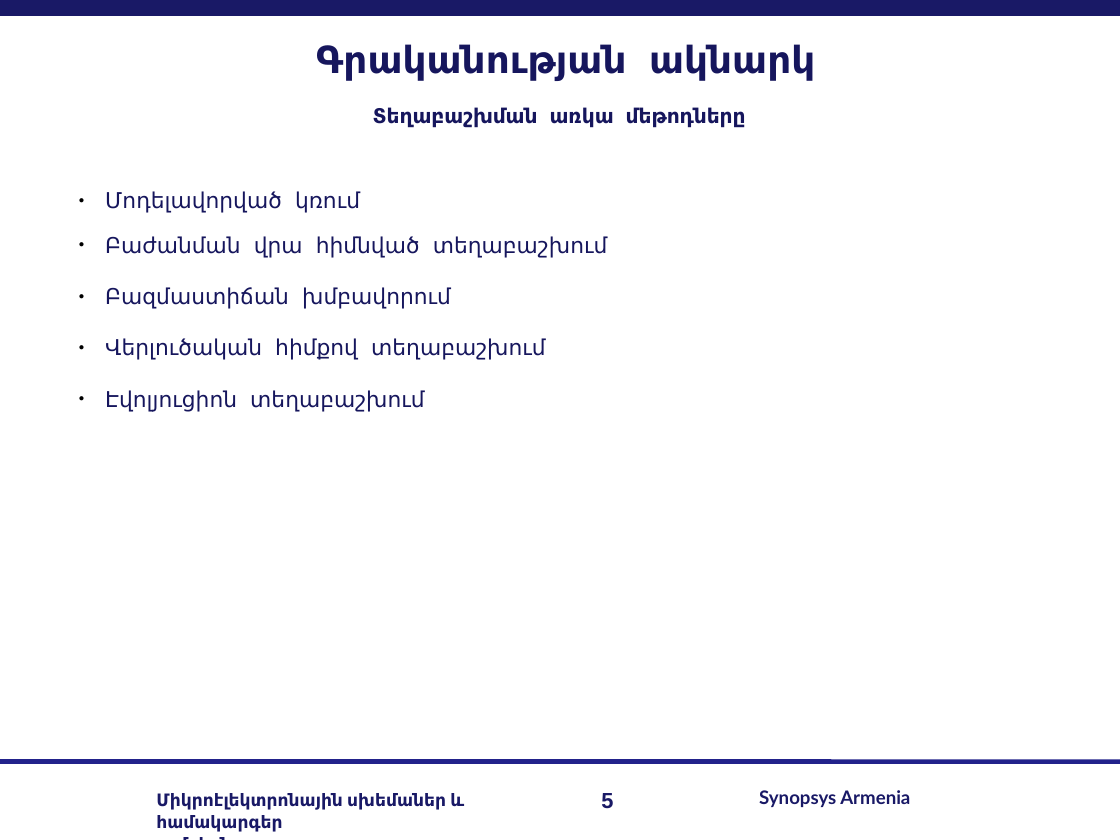
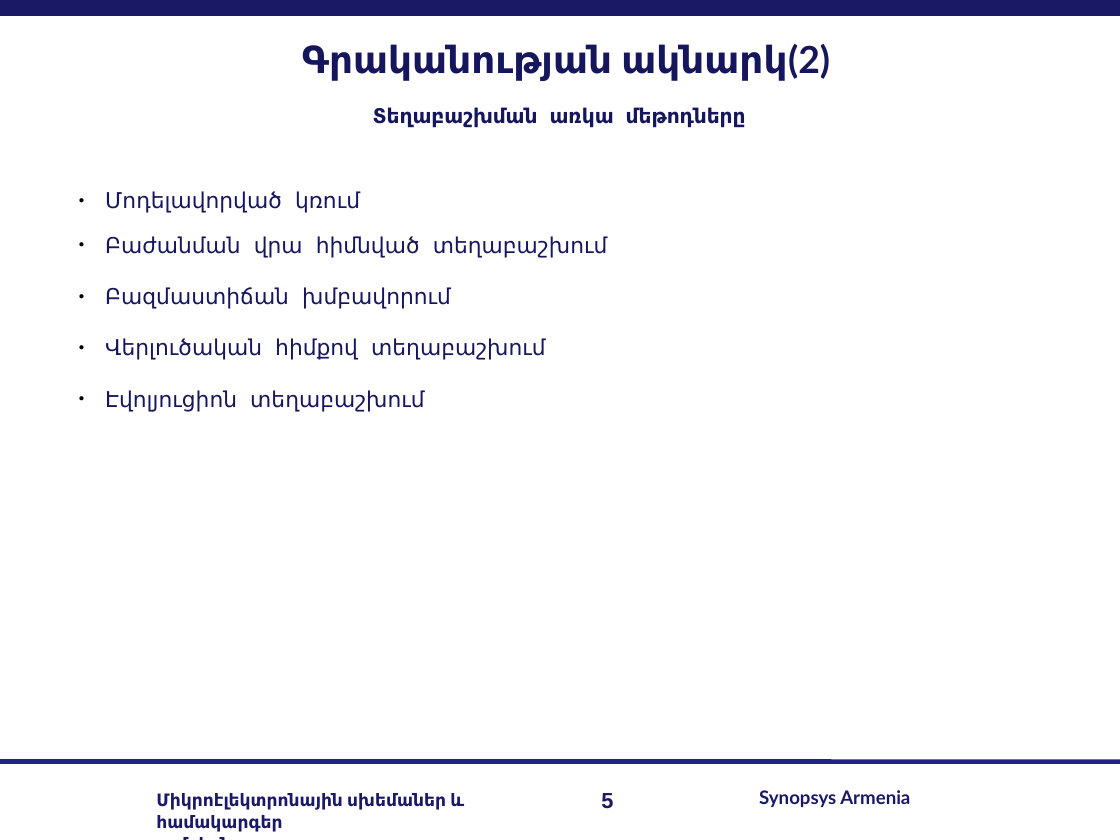
Before and after one commit to lomikist/diploma, a slide deck: slide 5 of reserches/հիմնական/Arman Sargsyan.odp. Drawn at 1120x840 pixels with LibreOffice and Linux fonts; fonts in the diff are those of the drawing; background and template pictures are left out. Boxes give left, top, right and bottom in pixels: in the first picture for what was removed or moved away, otherwise in the second. Text is boxed around its words. In the diff, an @@ line names an element or a change of style, - is before the commit and + after.

```diff
--- a/reserches/հիմնական/Arman Sargsyan.odp
+++ b/reserches/հիմնական/Arman Sargsyan.odp
@@ text at (x1=302, y1=44, x2=830, y2=81): text changed; font Noto Sans Mono to Lato @@
-Գրականության ակնարկ
+Գրականության ակնարկ(2)
```
Also in this commit, not shown: 4 other slides changed, 5 other files.
